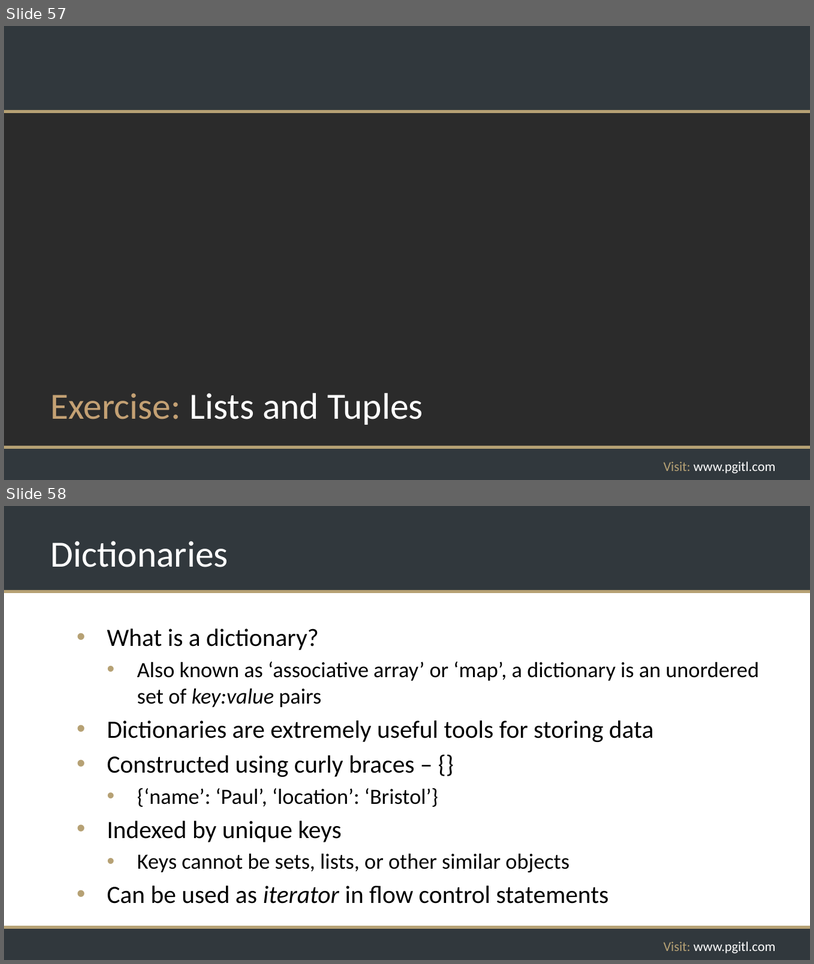
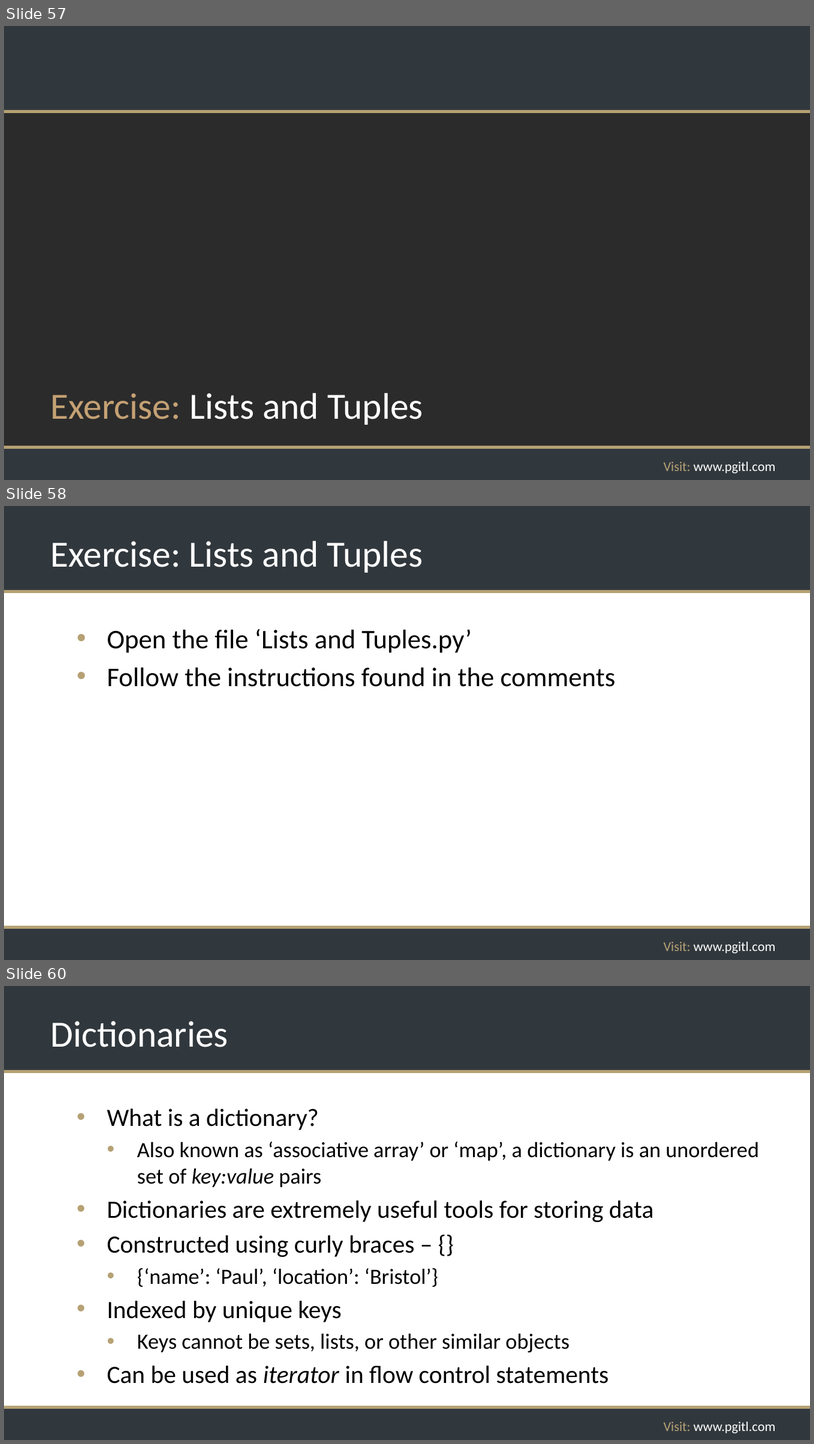
Before and after one commit to rikkouri/project-a, a slide deck: Programming Foundations.pptx. Shown one above the other, each under a label of ours: slides 57 and 58 before the commit, slides 57, 58 and 60 after it; the slides between them are not shown. The pictures are 814x964 and 814x1444 pixels, drawn with LibreOffice and Linux fonts; fonts in the diff are those of the drawing; background and template pictures are left out; a plain dark background stands for a picture behind light text. Boxes give left, top, right and bottom in pixels: in the first picture for what was removed or moved away, otherwise in the second. Text is boxed around its words. In the diff, an @@ line names an element or a change of style, - is before the commit and + after.

Commit message:
Lists and Tuples exercise

```diff
--- a/Programming Foundations.pptx
+++ b/Programming Foundations.pptx
@@ slide 58 added at bbox=[4, 506, 810, 960], background #FFFFFF; not listed: 5 template elements that a slide beside it also shows @@
@@ title added at bbox=[50, 541, 423, 573], 44 pt, text #FFFFFF @@
+Exercise: Lists and Tuples
@@ text added at bbox=[107, 629, 616, 687], 32 pt, text #000000 @@
+• Open the file ‘Lists and Tuples.py’
+• Follow the instructions found in the comments
@@ what was slide 58 is now slide 60 @@
```
Also in this commit, not shown: 2 slides changed, 1 other slide added, 2 other files.
